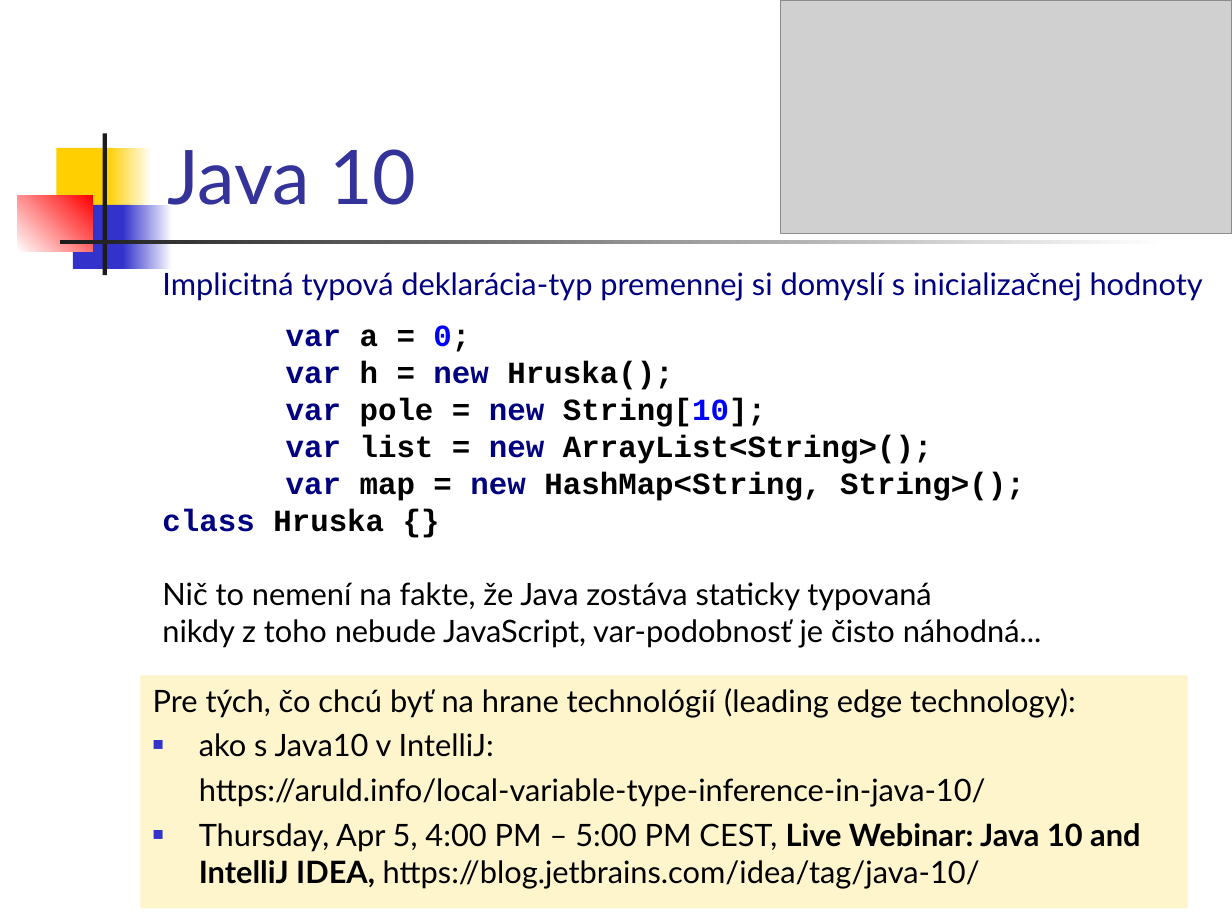
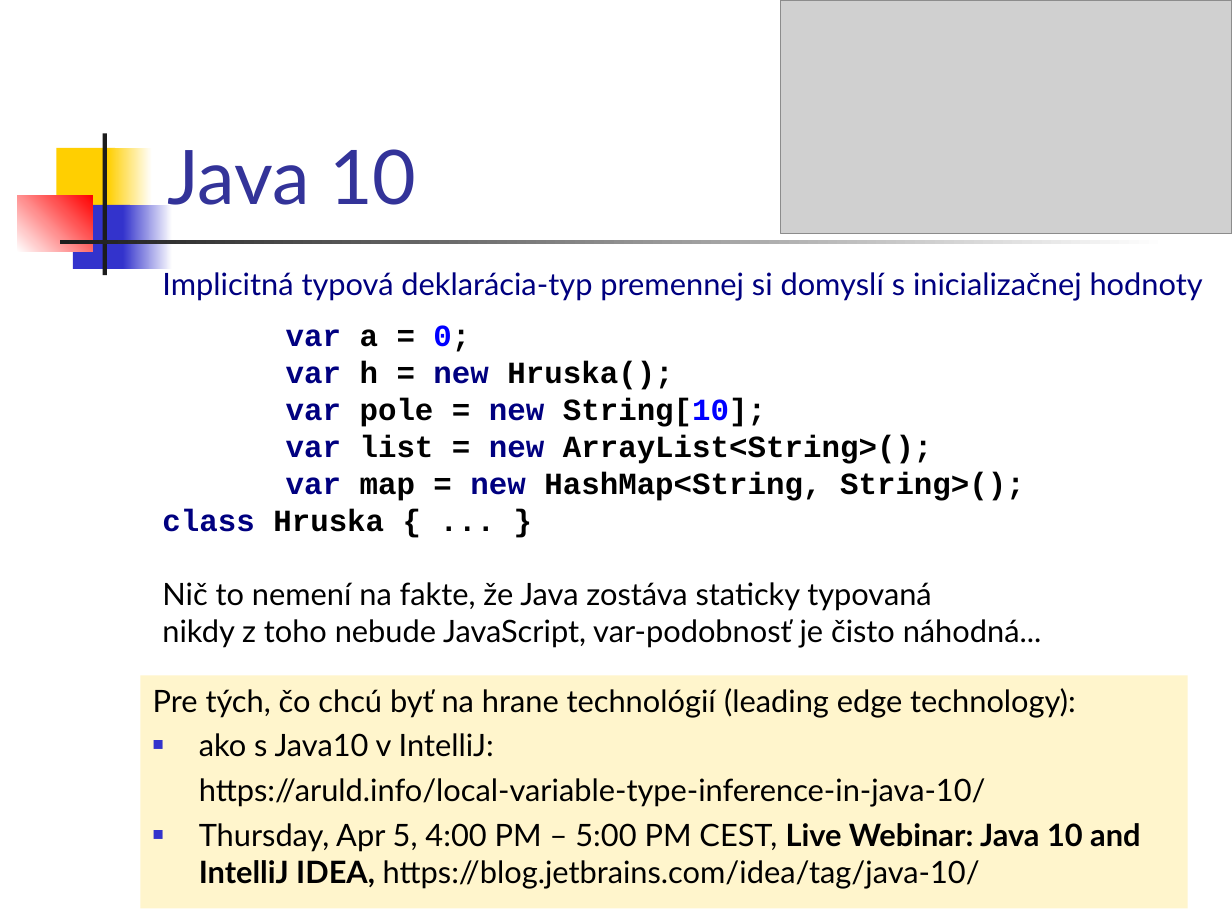
Before and after one commit to Programovanie4/Prednasky, a slide deck: slide 8 of 06/06_java_intro.ppt. Drawn at 1232x924 pixels with LibreOffice and Linux fonts; fonts in the diff are those of the drawing; grey boxes stand for pictures. Boxes give left, top, right and bottom in pixels: in the first picture for what was removed or moved away, otherwise in the second. Text is boxed around its words. In the diff, an @@ line names an element or a change of style, - is before the commit and + after.

```diff
--- a/06/06_java_intro.ppt
+++ b/06/06_java_intro.ppt
@@ text at bbox=[162, 325, 1025, 532]: text changed @@
-var a = 0;
-var h = new Hruska();
-var pole = new String[10];
-var list = new ArrayList<String>();
-var map = new HashMap<String, String>();
-class Hruska {}
+var a = 0;
+var h = new Hruska();
+var pole = new String[10];
+var list = new ArrayList<String>();
+var map = new HashMap<String, String>();
+class Hruska { ... }
```
Also in this commit, not shown: 10 other slides changed, 1 slide added, 3 other files.
